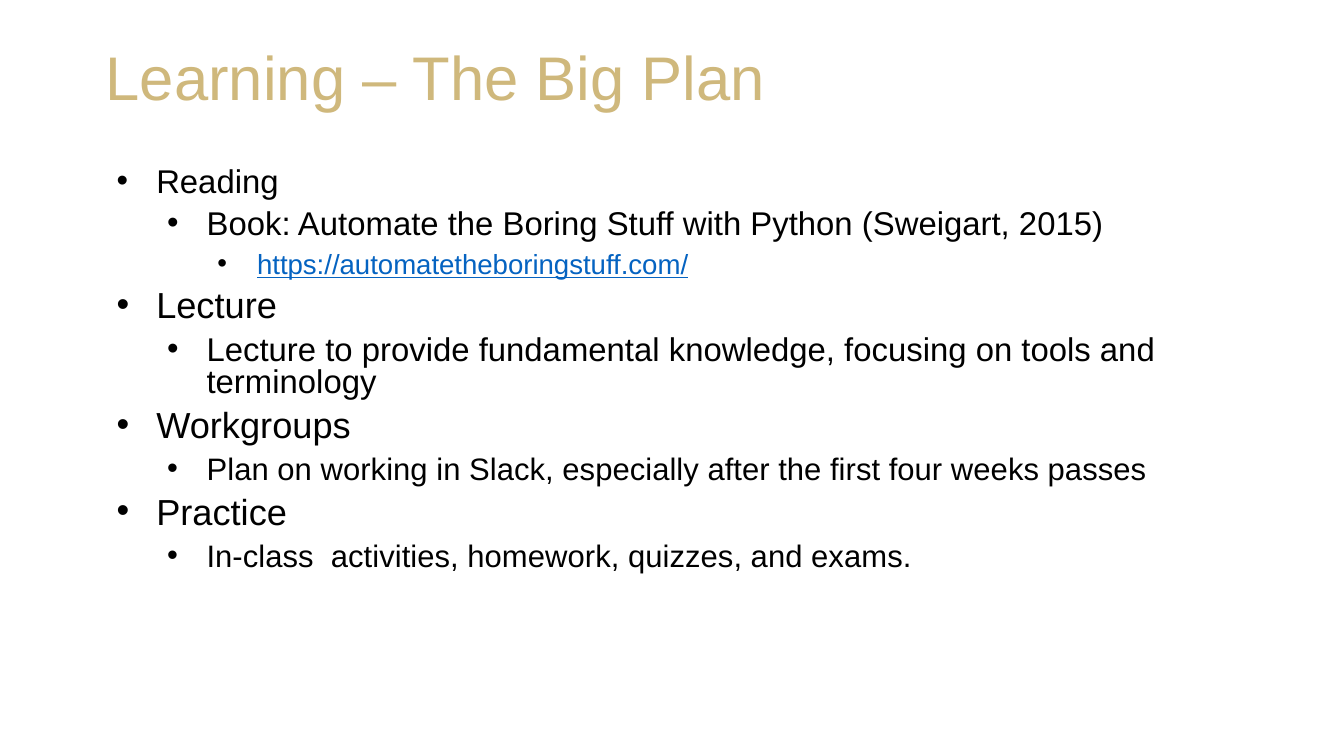
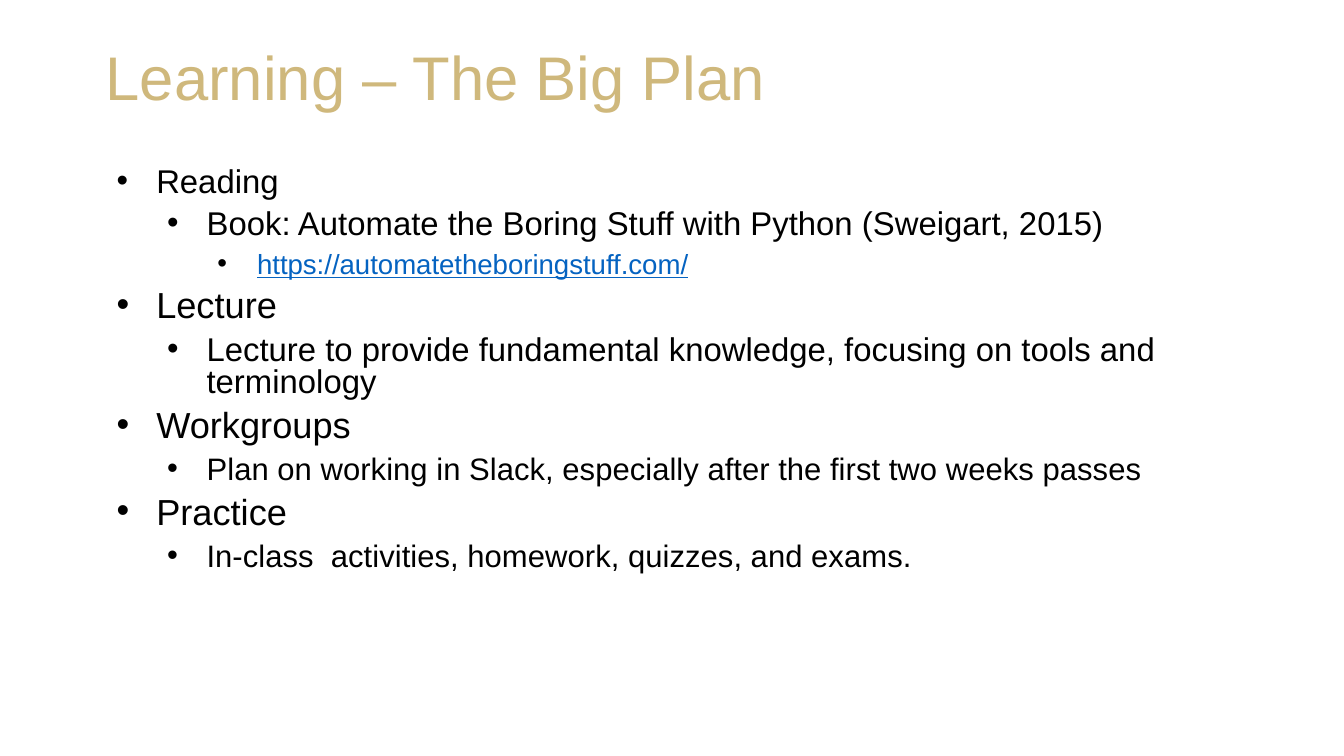
Before and after one commit to staylorx/cu-leeds-baim3220, a slide deck: slide 3 of Week 1/BAIM 3220_ Introductions and Course Expectations.pptx. Drawn at 1344x756 pixels with LibreOffice and Linux fonts; fonts in the diff are those of the drawing; background and template pictures are left out. Boxes give left, top, right and bottom in pixels: in the first picture for what was removed or moved away, otherwise in the second. Text is boxed around its words. In the diff, an @@ line names an element or a change of style, - is before the commit and + after.

```diff
--- a/Week 1/BAIM 3220_ Introductions and Course Expectations.pptx
+++ b/Week 1/BAIM 3220_ Introductions and Course Expectations.pptx
@@ text at [207, 457, 1141, 486]: text changed @@
-  • Plan on working in Slack, especially after the first four weeks passes
+  • Plan on working in Slack, especially after the first two weeks passes
```
Also in this commit, not shown: 6 other slides changed, 1 other file.
